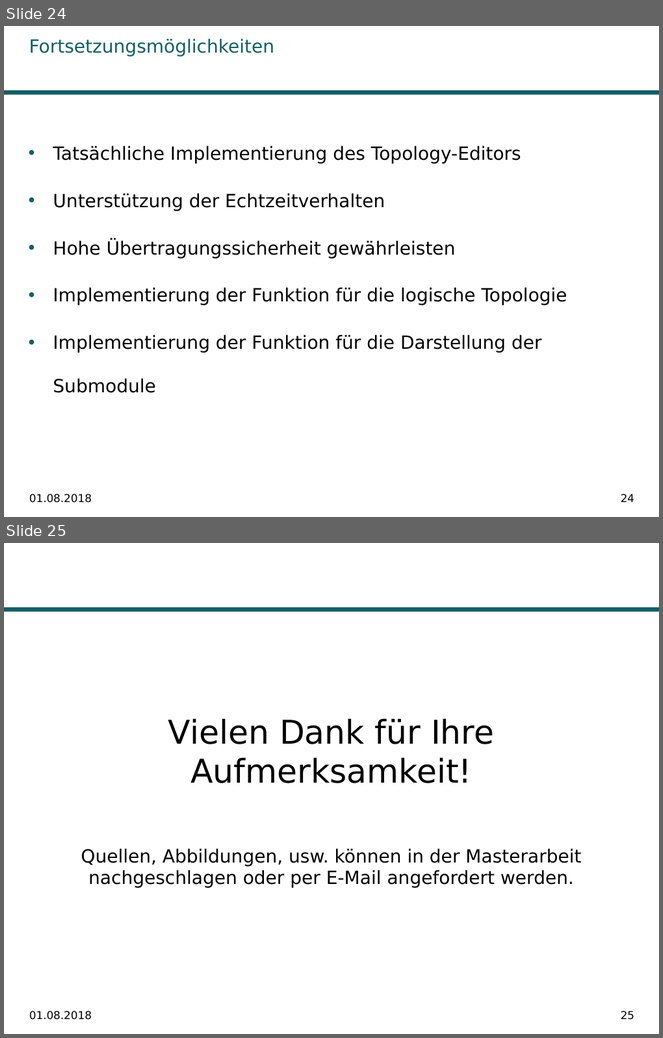
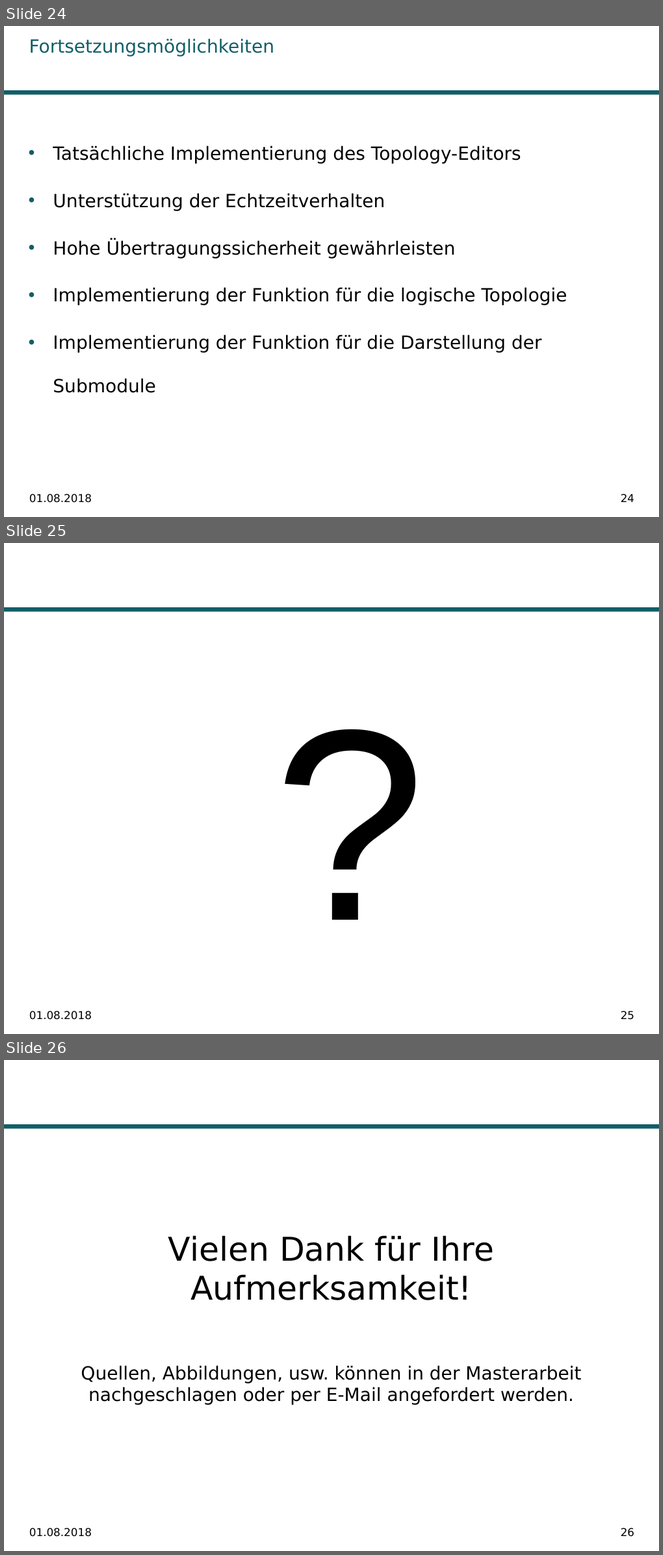
Before and after one commit to Ghislain1/zoe-fb-app, a slide deck: __Master-Abschlussarbeit.pptx. Shown one above the other, each under a label of ours: slides 24 and 25 before the commit, slides 24, 25 and 26 after it. The pictures are 663x1038 and 663x1555 pixels, drawn with LibreOffice and Linux fonts; fonts in the diff are those of the drawing; background and template pictures are left out. Boxes give left, top, right and bottom in pixels: in the first picture for what was removed or moved away, otherwise in the second. Text is boxed around its words. In the diff, an @@ line names an element or a change of style, - is before the commit and + after.

```diff
--- a/__Master-Abschlussarbeit.pptx
+++ b/__Master-Abschlussarbeit.pptx
@@ slide 25 added at box(4, 543, 659, 1034), background #FFFFFF; not listed: 1 template element that a slide beside it also shows @@
@@ text added at box(213, 644, 494, 938), 300 pt, text #000000 @@
+?
@@ text added at box(29, 1011, 92, 1020), 12 pt, text #000000 @@
+01.08.2018
@@ page number added at box(621, 1011, 634, 1020), 12 pt, text #000000 @@
+25
@@ what was slide 25 is now slide 26 @@
@@ page number at box(621, 1528, 634, 1537): text changed @@
-25
+26
```
Also in this commit, not shown: 1 slide changed.
